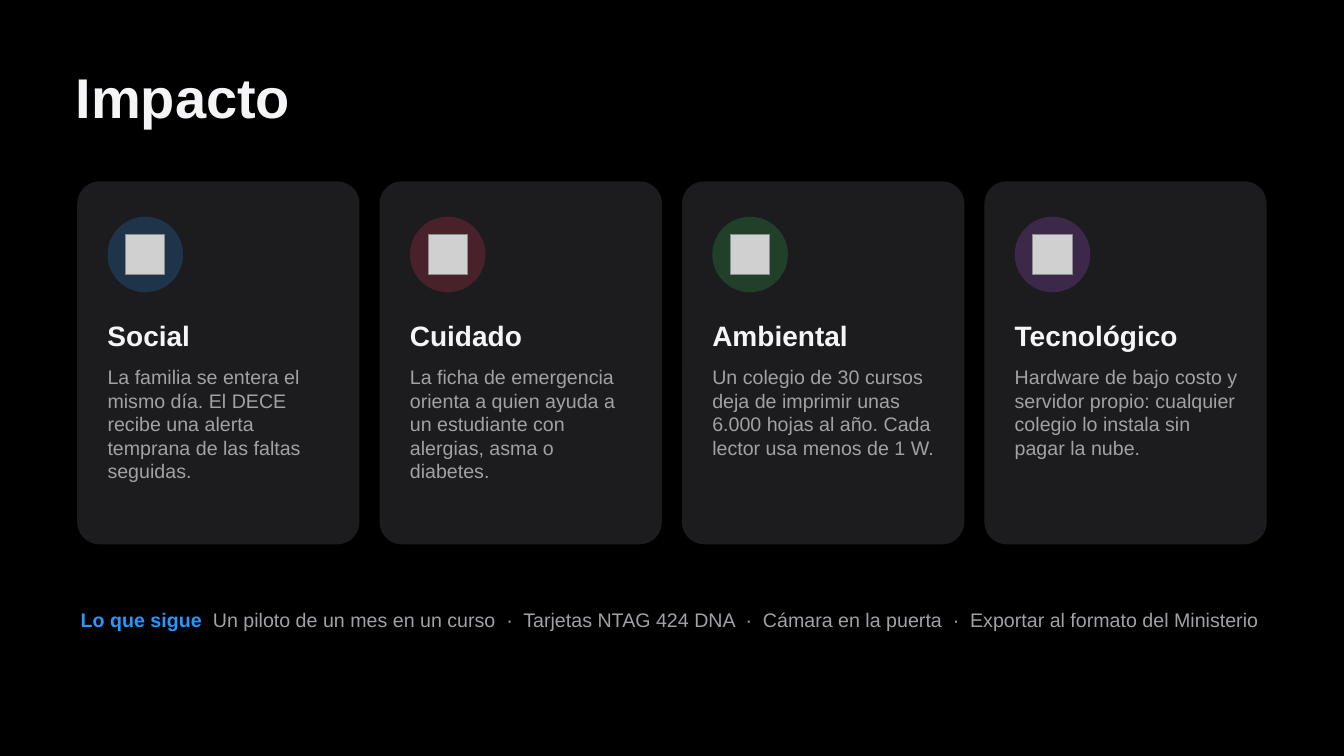
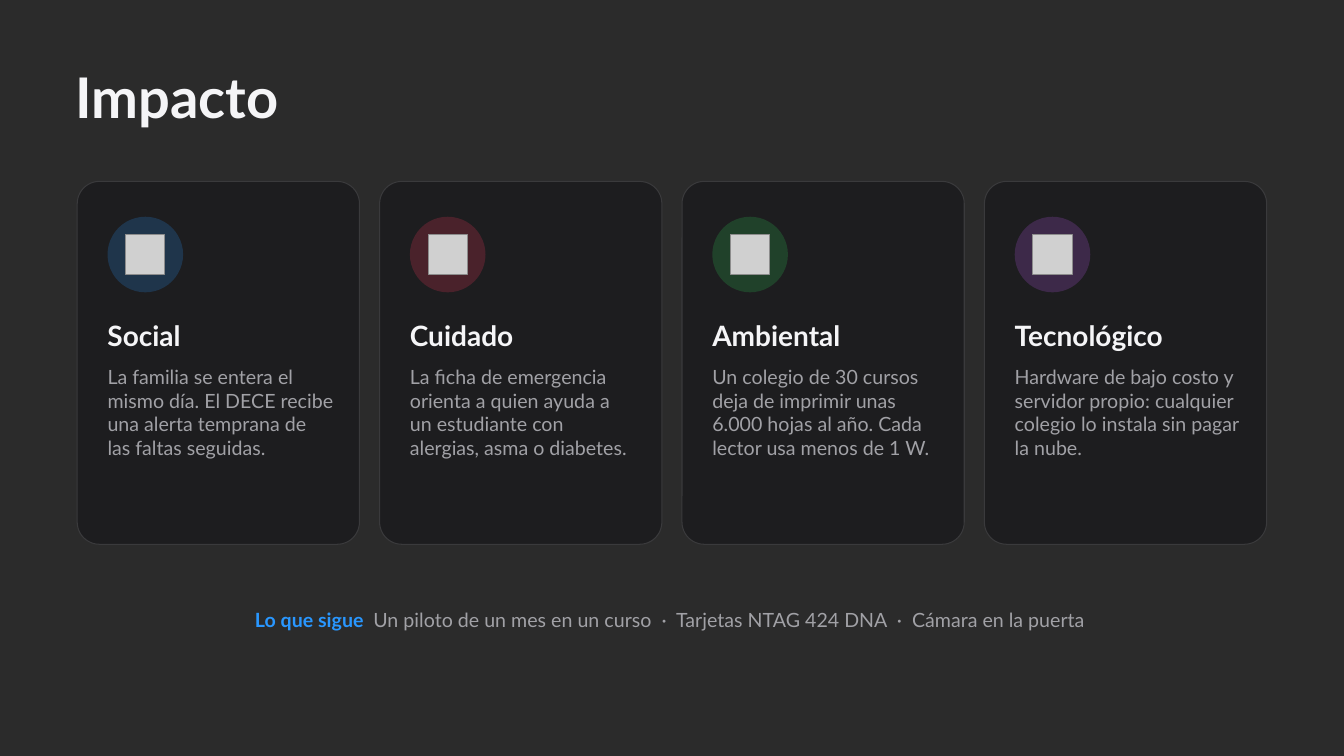
Before and after one commit to danielh121220-cmd/N.A.V.I., a slide deck: slide 10 of docs/NAVI_Presentacion_Killtronic.pptx. Drawn at 1344x756 pixels with LibreOffice and Linux fonts; fonts in the diff are those of the drawing; grey boxes stand for pictures; background and template pictures are left out; a plain dark background stands for a picture behind light text. Boxes give left, top, right and bottom in pixels: in the first picture for what was removed or moved away, otherwise in the second. Text is boxed around its words. In the diff, an @@ line names an element or a change of style, - is before the commit and + after.

```diff
--- a/docs/NAVI_Presentacion_Killtronic.pptx
+++ b/docs/NAVI_Presentacion_Killtronic.pptx
@@ background #000000 to picture (left out) @@
@@ fill #1C1C1E to #1C1C1E at 88% opacity; outline none to #3A3A3C 0.75 pt in 4 elements at [78,181,360,544], [380,181,662,544], [683,181,965,544], [985,181,1267,544] @@
@@ font Arial to Lato in 9 elements at [76,77,279,128], [107,325,180,347], [108,369,334,459], [410,325,513,347], [410,369,626,459], [712,325,840,347], [712,369,929,455], [1015,325,1163,351], [1015,369,1239,455] @@
@@ text at [255,612,1084,631]: text changed; font Arial to Lato @@
-Lo que sigue Un piloto de un mes en un curso · Tarjetas NTAG 424 DNA · Cámara en la puerta · Exportar al formato del Ministerio
+Lo que sigue Un piloto de un mes en un curso · Tarjetas NTAG 424 DNA · Cámara en la puerta
```
Also in this commit, not shown: 10 other slides changed, 33 other files.
